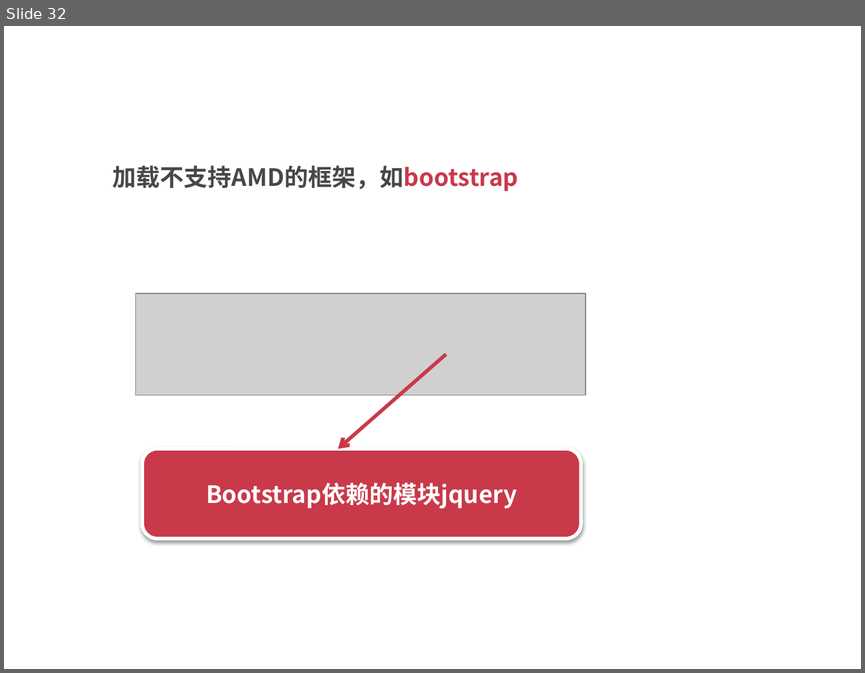
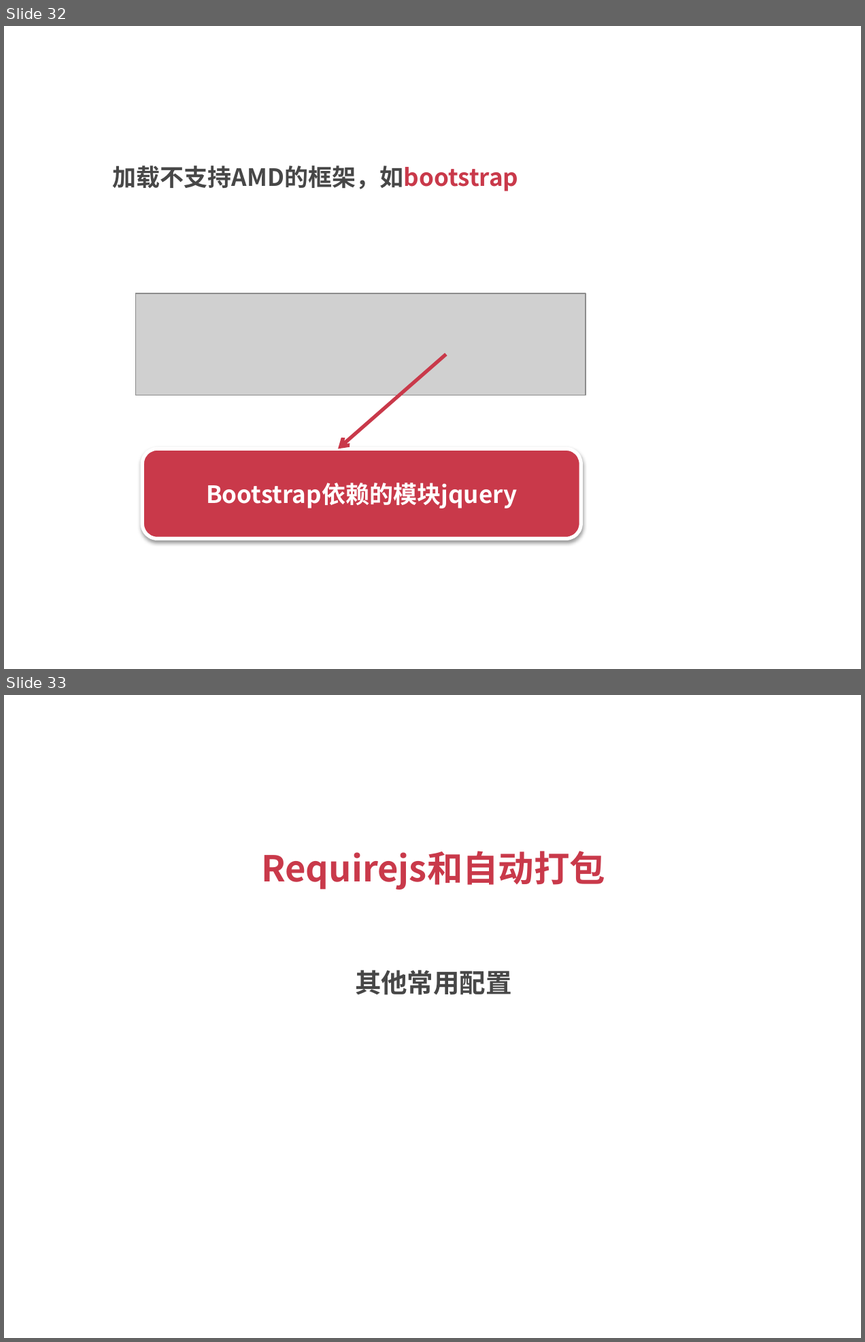
Before and after one commit to silvajs/lecturer, a slide deck: requirejs/doc/requirejs.pptx. Shown one above the other, each under a label of ours: slide 32 before the commit, slides 32 and 33 after it. The pictures are 865x673 and 865x1342 pixels, drawn with LibreOffice and Linux fonts; fonts in the diff are those of the drawing; grey boxes stand for pictures. Boxes give left, top, right and bottom in pixels: in the first picture for what was removed or moved away, otherwise in the second. Text is boxed around its words. In the diff, an @@ line names an element or a change of style, - is before the commit and + after.

Commit message:
其他配置

```diff
--- a/requirejs/doc/requirejs.pptx
+++ b/requirejs/doc/requirejs.pptx
@@ slide 33 added at <box>4,695,861,1338</box>, background #FFFFFF @@
@@ title added at <box>261,851,605,889</box>, 30 pt, text #C9394A, bold @@
+Requirejs和自动打包
@@ text added at <box>355,970,512,995</box>, 22 pt, text #474747, bold @@
+其他常用配置
```
Also in this commit, not shown: 6 other slides added, 1 other file.
